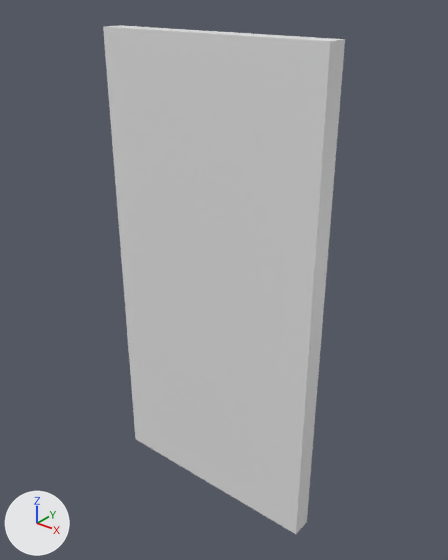
What one commit did to the Blender file iPhone7.blend.
One viewpoint serves both versions: a 50 mm lens placed at (2.56, -2.99, 3.77), pointed at (0.07, 0.13, 1.84). Lighting does not change. The marker at lower left points along +X, +Y and +Z.

Before the edit, the objects in view are built like this:
```python
me_cube_002 = bpy.data.meshes.new('Cube.002')
me_cube_002.from_pydata(...)  # 16 vertices, 14 faces; spans x -0.86..0.86, y 0.0..0.15, z -1.74..1.74
ob_cube = bpy.data.objects.new('Cube', me_cube_002)
ob_cube.location = (0.0, 0.0, 1.743)
```
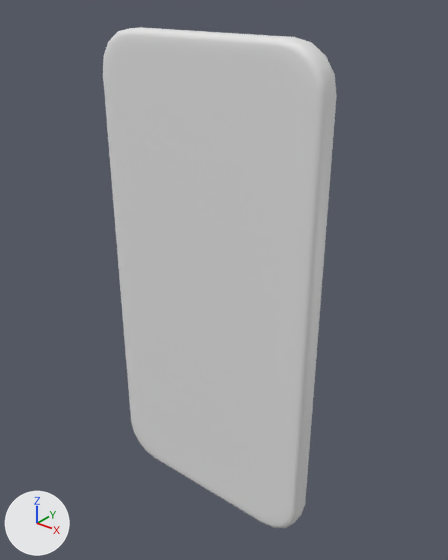
Commit message: Update box with correct scaling

Location of each change, (x1, y1, x2, y2) in pixels of the pictures (448 x 560 px):
'Cube', reshaped, moved
    before: (103, 25, 345, 534)
    after: (103, 27, 337, 528)
part 1 of me_cube_002, built on
    before: (103, 25, 345, 534)
    after: (103, 27, 337, 528)

The change, as a list of edits to the scene's bpy script:
```text
Change me_cube_002:
    used by ob_cube; location = (0.0, 0.0, 1.743)
    remove me_cube_002.from_pydata(...)  # 16 vertices, 14 faces; spans x -0.86..0.86, y 0.0..0.15, z -1.74..1.74
    add me_cube_002.from_pydata(...)  # 200 vertices, 182 faces; spans x -0.82..0.9, y -0.1..0.08, z 0.01..3.49
    me_cube_002 part 1: the whole mesh is rebuilt
    me_cube_002 part 2: the surface is now shaded smooth
Change ob_cube:
    ob_cube.location: (0.0, 0.0, 1.743) -> (0.0, 0.0, 0.0)
```
